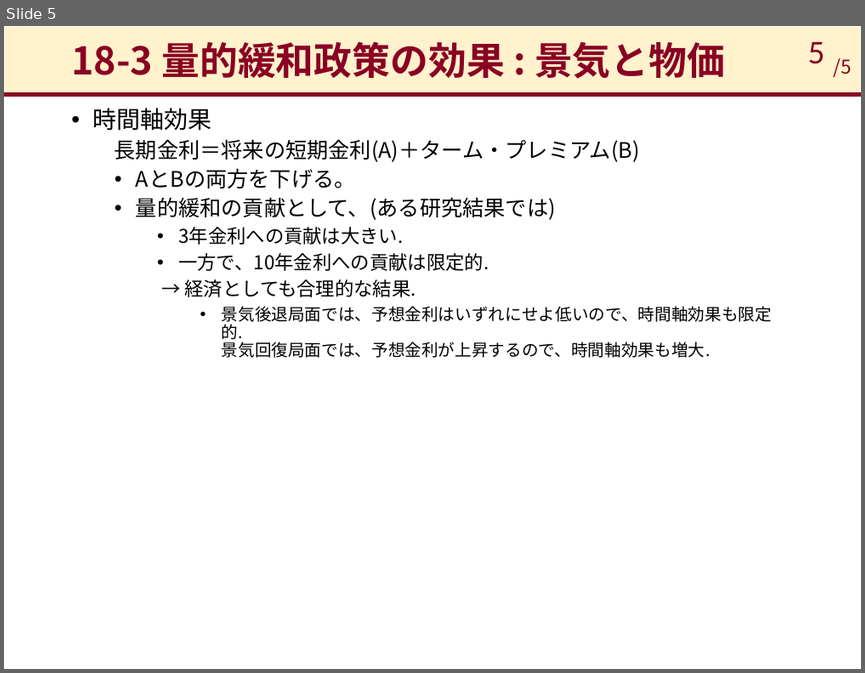
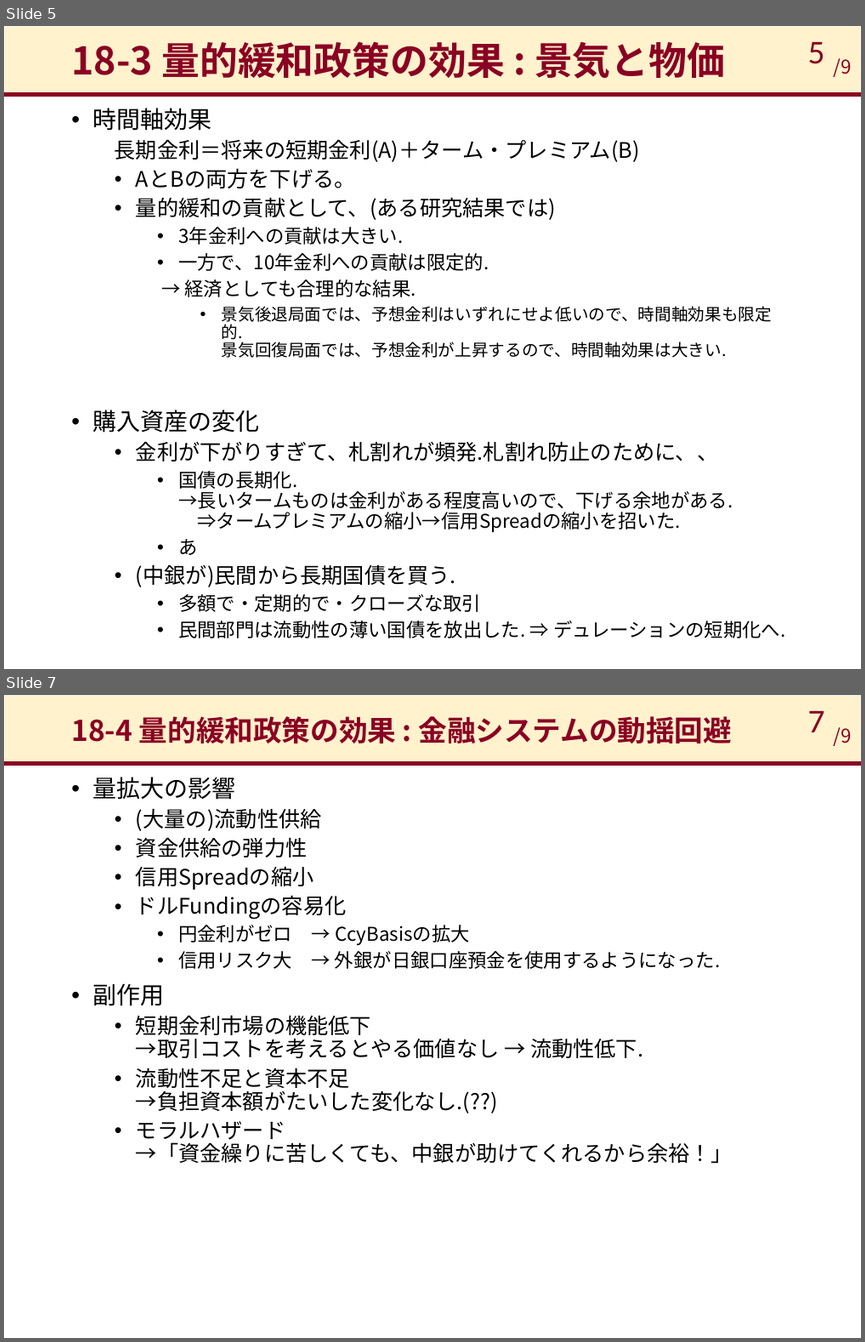
Before and after one commit to takashiikai1991/shirakawa, a slide deck: Sec_18/現代の金融政策_18.pptx. Shown one above the other, each under a label of ours: slide 5 before the commit, slides 5 and 7 after it; the slides between them are not shown. The pictures are 865x673 and 865x1342 pixels, drawn with LibreOffice and Linux fonts; fonts in the diff are those of the drawing. Boxes give left, top, right and bottom in pixels: in the first picture for what was removed or moved away, otherwise in the second. Text is boxed around its words. In the diff, an @@ line names an element or a change of style, - is before the commit and + after.

```diff
--- a/Sec_18/現代の金融政策_18.pptx
+++ b/Sec_18/現代の金融政策_18.pptx
@@ slide 7 added at [4, 695, 861, 1338], background #FFFFFF; not listed: 2 template elements that a slide beside it also shows @@
@@ title added at [71, 716, 732, 743], 24 pt, text #8A0023, bold @@
+18-4 量的緩和政策の効果 : 金融システムの動揺回避
@@ page number added at [808, 711, 825, 732], 28 pt, text #8A0023 @@
+7
@@ text added at [834, 727, 851, 746], 16 pt, text #8A0023 @@
+/9
@@ text added at [93, 777, 732, 1163], 18 pt, text #000000 @@
+• 量拡大の影響
+  • (大量の)流動性供給
+  • 資金供給の弾力性
+  • 信用Spreadの縮小
+  • ドルFundingの容易化
+    • 円金利がゼロ → CcyBasisの拡大
+    • 信用リスク大 → 外銀が日銀口座預金を使用するようになった.
+• 副作用
+  • 短期金利市場の機能低下
+    →取引コストを考えるとやる価値なし → 流動性低下.
+  • 流動性不足と資本不足
+    →負担資本額がたいした変化なし.(??)
+  • モラルハザード
+    →「資金繰りに苦しくても、中銀が助けてくれるから余裕！」
@@ slide 5 changed as well @@
@@ text at [834, 58, 851, 77]: text changed @@
-/5
+/9
@@ text at [93, 306, 785, 638]: text changed; size 14 to 16 pt @@
-      • 景気後退局面では、予想金利はいずれにせよ低いので、時間軸効果も限定的.
-        景気回復局面では、予想金利が上昇するので、時間軸効果も増大.
+      • 景気後退局面では、予想金利はいずれにせよ低いので、時間軸効果も限定的.
+        景気回復局面では、予想金利が上昇するので、時間軸効果は大きい.
+• 購入資産の変化
+  • 金利が下がりすぎて、札割れが頻発.札割れ防止のために、、
+    • 国債の長期化.
+      →長いタームものは金利がある程度高いので、下げる余地がある.
+      ⇒タームプレミアムの縮小→信用Spreadの縮小を招いた.
+    • あ
+  • (中銀が)民間から長期国債を買う.
+    • 多額で・定期的で・クローズな取引
+    • 民間部門は流動性の薄い国債を放出した. ⇒ デュレーションの短期化へ.
```
Also in this commit, not shown: 4 other slides changed, 3 other slides added.
